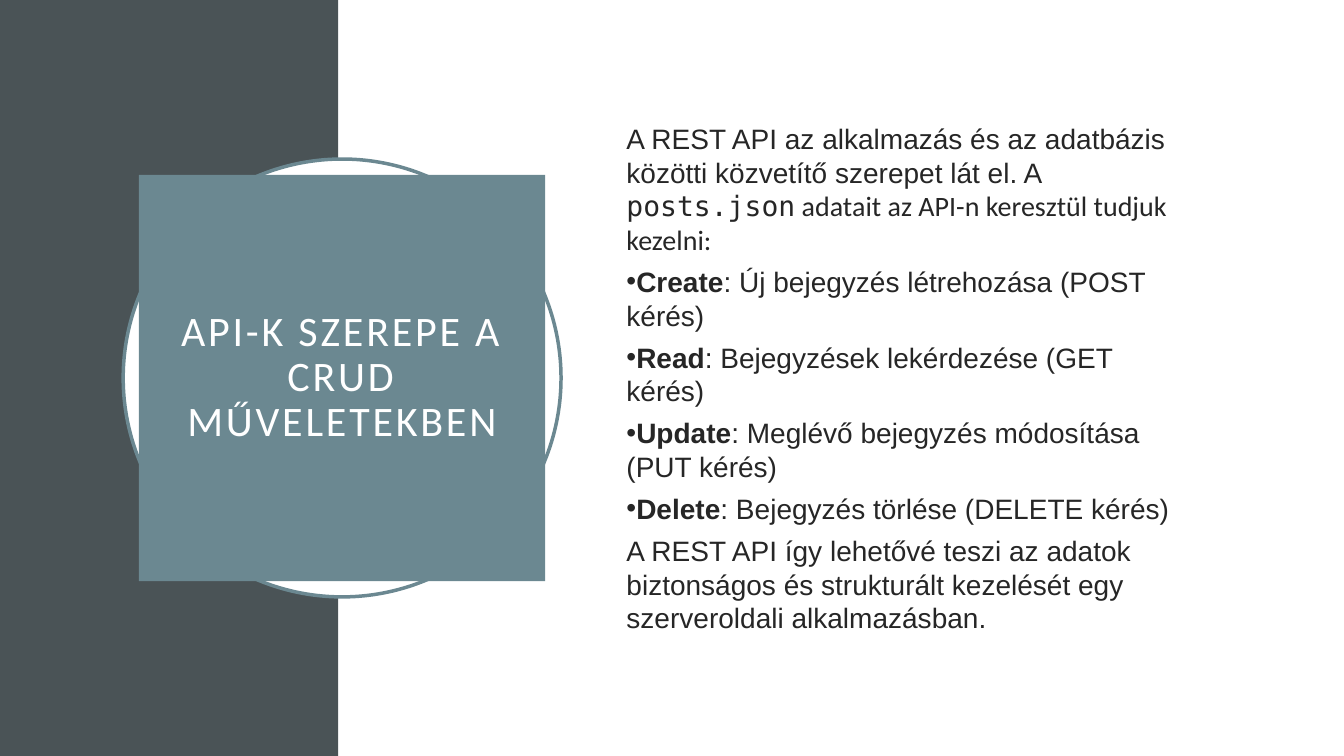
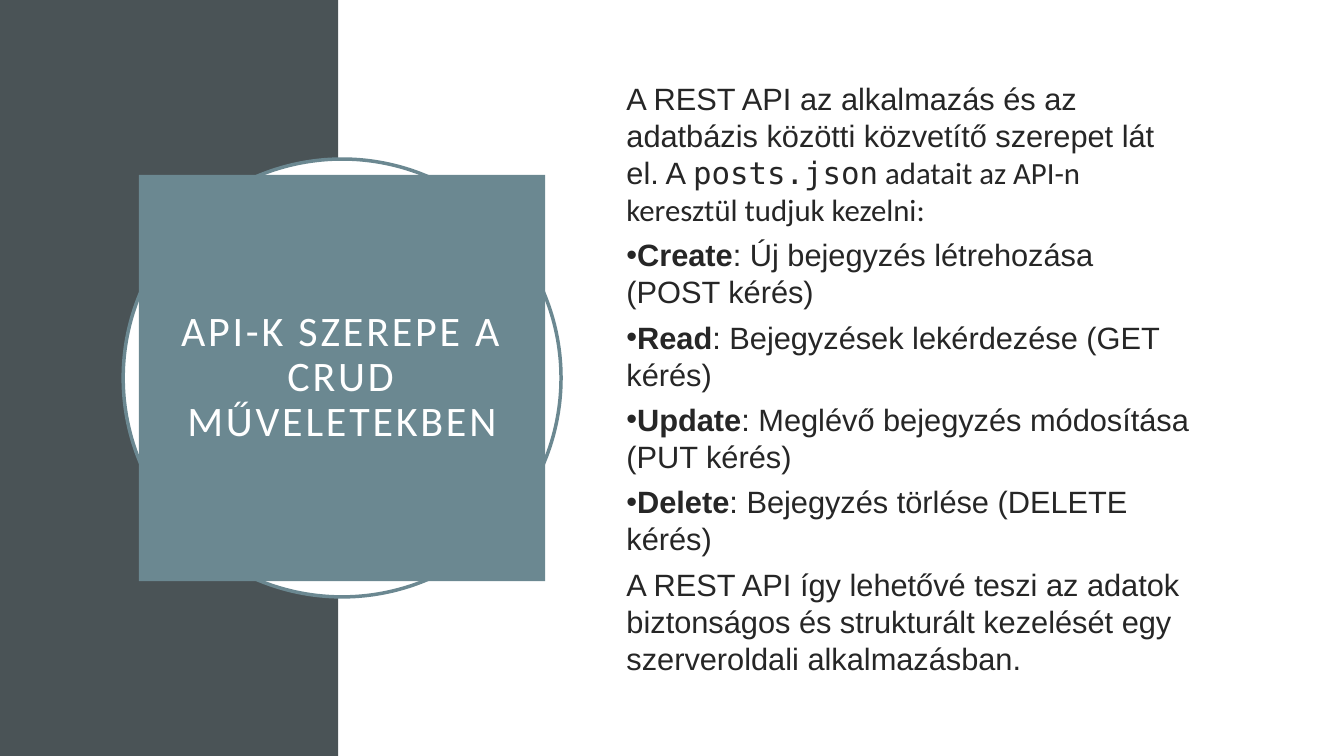
Before and after one commit to Robinhood0123/TothRobert-05-16, a slide deck: slide 6 of .PPT/REST API.pptx. Drawn at 1344x756 pixels with LibreOffice and Linux fonts; fonts in the diff are those of the drawing. Boxes give left, top, right and bottom in pixels: in the first picture for what was removed or moved away, otherwise in the second. Text is boxed around its words. In the diff, an @@ line names an element or a change of style, - is before the commit and + after.

```diff
--- a/.PPT/REST API.pptx
+++ b/.PPT/REST API.pptx
@@ text "A REST API az alkalmazás ..." at (x1=626, y1=87, x2=1189, y2=671): size 20 to 22 pt @@
```
Also in this commit, not shown: 1 other slide changed.
